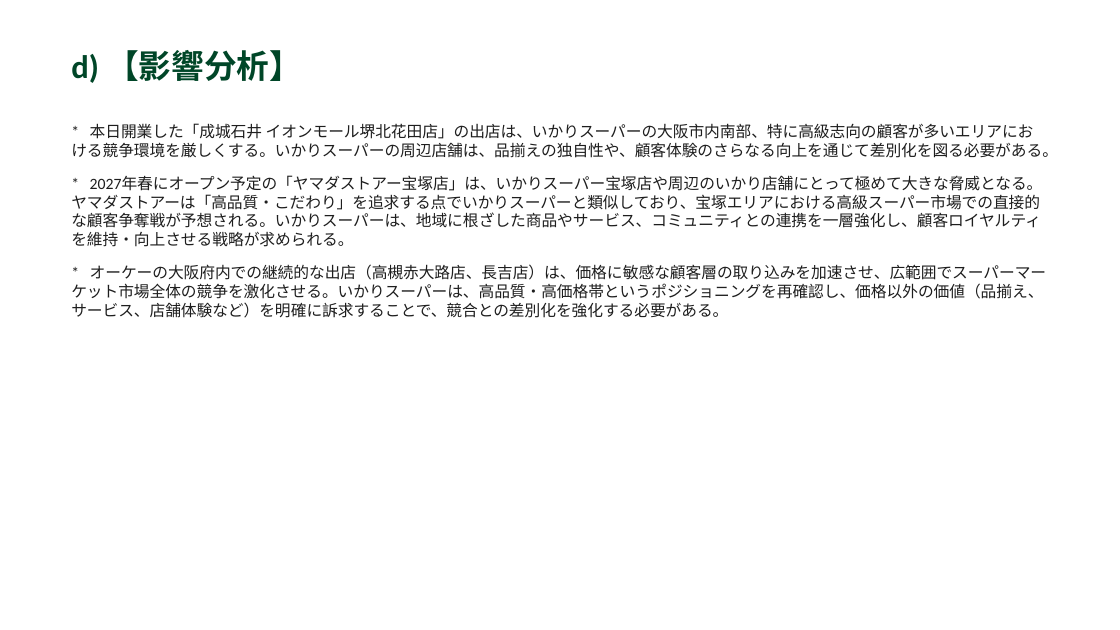
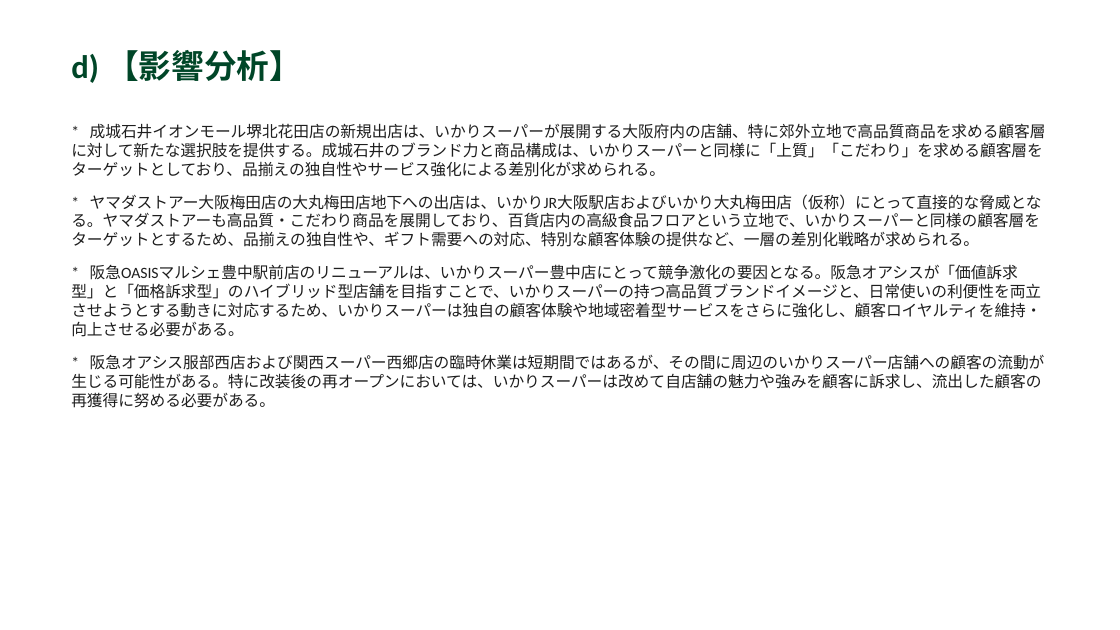
Before and after one commit to yutatbgt-bit/Competitive-research, a slide deck: slide 5 of report/2026_06_18_competitive_report.pptx. Drawn at 1120x630 pixels with LibreOffice and Linux fonts; fonts in the diff are those of the drawing. Boxes give left, top, right and bottom in pixels: in the first picture for what was removed or moved away, otherwise in the second. Text is boxed around its words. In the diff, an @@ line names an element or a change of style, - is before the commit and + after.

```diff
--- a/report/2026_06_18_competitive_report.pptx
+++ b/report/2026_06_18_competitive_report.pptx
@@ text at [71, 123, 1046, 408]: text changed @@
-* 本日開業した「成城石井 イオンモール堺北花田店」の出店は、いかりスーパーの大阪市内南部、特に高級志向の顧客が多いエリアにおける競争環境を厳しくする。いかりスーパーの周辺店舗は、品揃えの独自性や、顧客体験のさらなる向上を通じて差別化を図る必要がある。
-* 2027年春にオープン予定の「ヤマダストアー宝塚店」は、いかりスーパー宝塚店や周辺のいかり店舗にとって極めて大きな脅威となる。ヤマダストアーは「高品質・こだわり」を追求する点でいかりスーパーと類似しており、宝塚エリアにおける高級スーパー市場での直接的な顧客争奪戦が予想される。いかりスーパーは、地域に根ざした商品やサービス、コミュニティとの連携を一層強化し、顧客ロイヤルティを維持・向上させる戦略が求められる。
-* オーケーの大阪府内での継続的な出店（高槻赤大路店、長吉店）は、価格に敏感な顧客層の取り込みを加速させ、広範囲でスーパーマーケット市場全体の競争を激化させる。いかりスーパーは、高品質・高価格帯というポジショニングを再確認し、価格以外の価値（品揃え、サービス、店舗体験など）を明確に訴求することで、競合との差別化を強化する必要がある。
+* 成城石井イオンモール堺北花田店の新規出店は、いかりスーパーが展開する大阪府内の店舗、特に郊外立地で高品質商品を求める顧客層に対して新たな選択肢を提供する。成城石井のブランド力と商品構成は、いかりスーパーと同様に「上質」「こだわり」を求める顧客層をターゲットとしており、品揃えの独自性やサービス強化による差別化が求められる。
+* ヤマダストアー大阪梅田店の大丸梅田店地下への出店は、いかりJR大阪駅店およびいかり大丸梅田店（仮称）にとって直接的な脅威となる。ヤマダストアーも高品質・こだわり商品を展開しており、百貨店内の高級食品フロアという立地で、いかりスーパーと同様の顧客層をターゲットとするため、品揃えの独自性や、ギフト需要への対応、特別な顧客体験の提供など、一層の差別化戦略が求められる。
+* 阪急OASISマルシェ豊中駅前店のリニューアルは、いかりスーパー豊中店にとって競争激化の要因となる。阪急オアシスが「価値訴求型」と「価格訴求型」のハイブリッド型店舗を目指すことで、いかりスーパーの持つ高品質ブランドイメージと、日常使いの利便性を両立させようとする動きに対応するため、いかりスーパーは独自の顧客体験や地域密着型サービスをさらに強化し、顧客ロイヤルティを維持・向上させる必要がある。
+* 阪急オアシス服部西店および関西スーパー西郷店の臨時休業は短期間ではあるが、その間に周辺のいかりスーパー店舗への顧客の流動が生じる可能性がある。特に改装後の再オープンにおいては、いかりスーパーは改めて自店舗の魅力や強みを顧客に訴求し、流出した顧客の再獲得に努める必要がある。
```
Also in this commit, not shown: 4 other slides changed, 5 other files.
